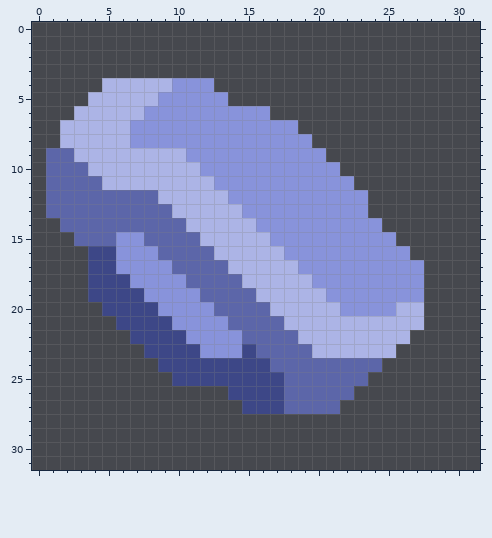
Pixel-art sprite, stored at sprites/items/cobalt.png. Above, as it was before the edit.
The file is 32x32 pixels.
After:
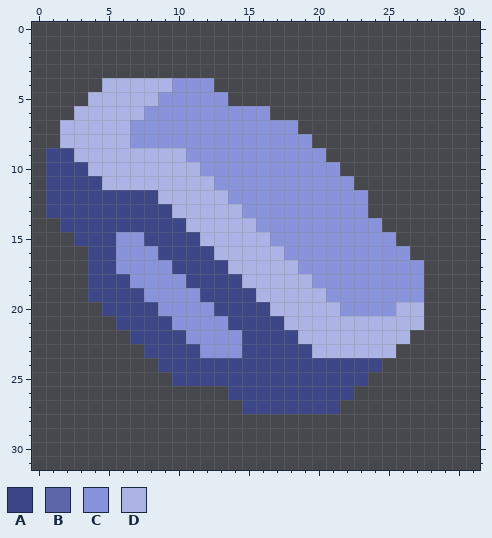
Palette (. is transparent): A #3d4787  B #5c66a9  C #8893db  D #acb4e6
What changed:
y 9: x 1..2 BB -> AA
y 10: x 1..3 BBB -> AAA
y 11: x 1..4 BBBB -> AAAA
y 12: x 1..8 BBBBBBBB -> AAAAAAAA
y 13: x 1..9 BBBBBBBBB -> AAAAAAAAA
y 14: x 2..10 BBBBBBBBB -> AAAAAAAAA
y 15: x 3..5 BBB -> AAA; x 8..11 BBBB -> AAAA
y 16: x 9..12 BBBB -> AAAA
y 17: x 10..13 BBBB -> AAAA
y 18: x 11..14 BBBB -> AAAA
y 19: x 12..15 BBBB -> AAAA
y 20: x 13..16 BBBB -> AAAA
y 21: x 14..17 BBBB -> AAAA
y 22: x 15..18 BBBB -> AAAA
y 23: x 16..19 BBBB -> AAAA
y 24: x 17..24 BBBBBBBB -> AAAAAAAA
y 25: x 18..23 BBBBBB -> AAAAAA
y 26: x 18..22 BBBBB -> AAAAA
y 27: x 18..21 BBBB -> AAAA
Pixel boxes of the changes (left, top, right, bottom) in both pictures:
changed: (46, 148, 382, 414)
